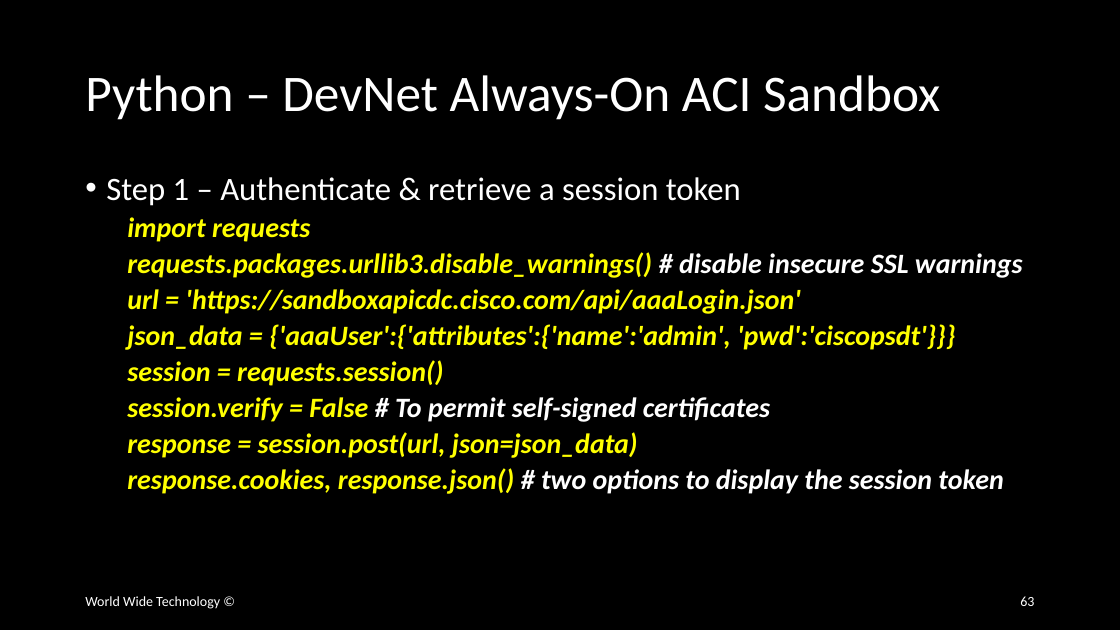
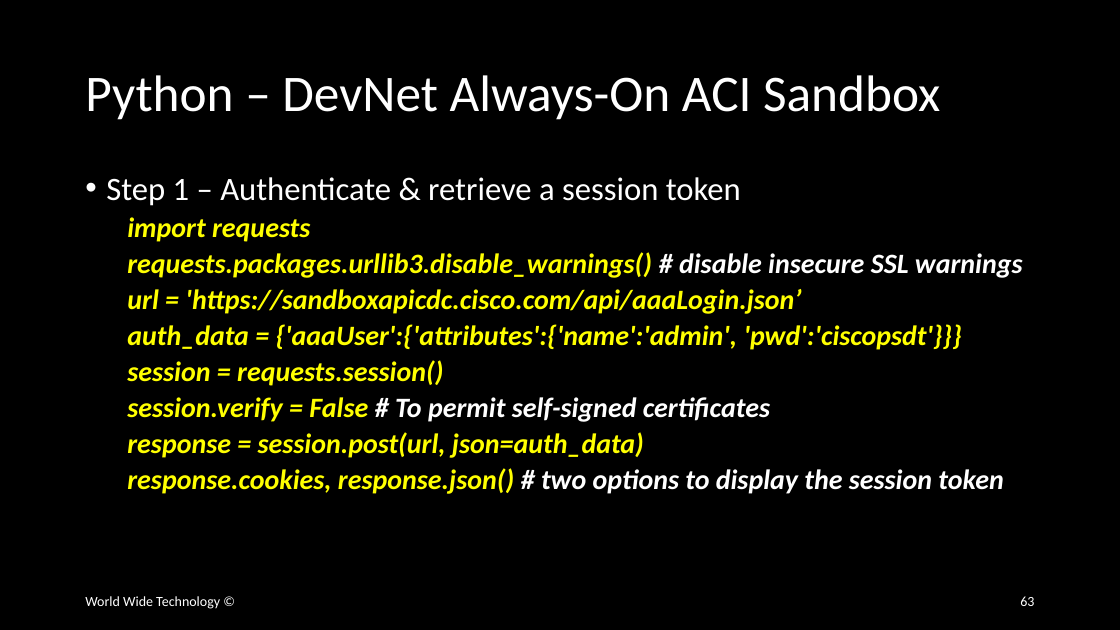
Before and after one commit to wwt/curl-requests-foundations, a slide deck: slide 63 of curl-requests-foundations.pptx. Drawn at 1120x630 pixels with LibreOffice and Linux fonts; fonts in the diff are those of the drawing. Boxes give left, top, right and bottom in pixels: in the first picture for what was removed or moved away, otherwise in the second. Text is boxed around its words. In the diff, an @@ line names an element or a change of style, - is before the commit and + after.

Commit message:
Added DNAC Python commands

```diff
--- a/curl-requests-foundations.pptx
+++ b/curl-requests-foundations.pptx
@@ text at [127,289,962,350]: text changed @@
-  url = 'https://sandboxapicdc.cisco.com/api/aaaLogin.json'
-  json_data = {'aaaUser':{'attributes':{'name':'admin', 'pwd':'ciscopsdt'}}}
+  url = 'https://sandboxapicdc.cisco.com/api/aaaLogin.json’
+  auth_data = {'aaaUser':{'attributes':{'name':'admin', 'pwd':'ciscopsdt'}}}
@@ text at [127,432,644,458]: text changed @@
-  response = session.post(url, json=json_data)
+  response = session.post(url, json=auth_data)
```
Also in this commit, not shown: 5 other slides changed.
